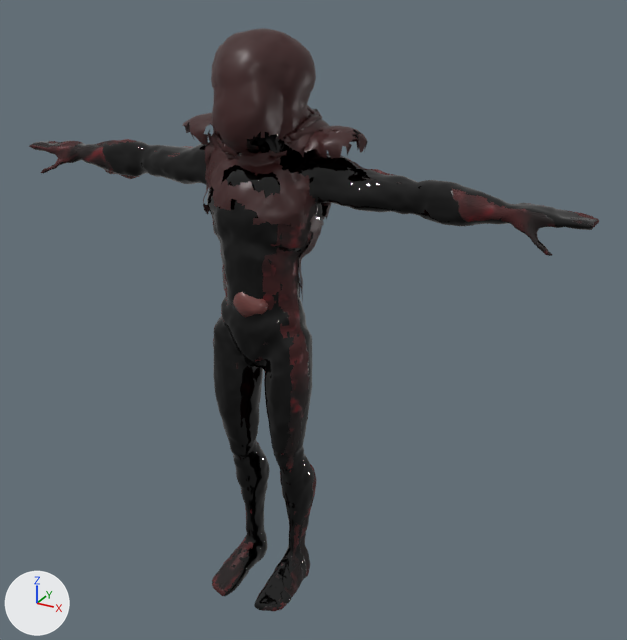
A saved change to the glTF model art/characters3d/newborn/newborn.glb.
The view is the same before and after, from a 50 mm lens placed at (1.35, -2.13, 2.09), pointed at (0.13, 0.09, 0.98). Every picture has the same lights, and +X, +Y and +Z are marked at lower left. The older version comes first. Vertices at exactly the same position are counted once.

The first picture shows 'Mannequin'.
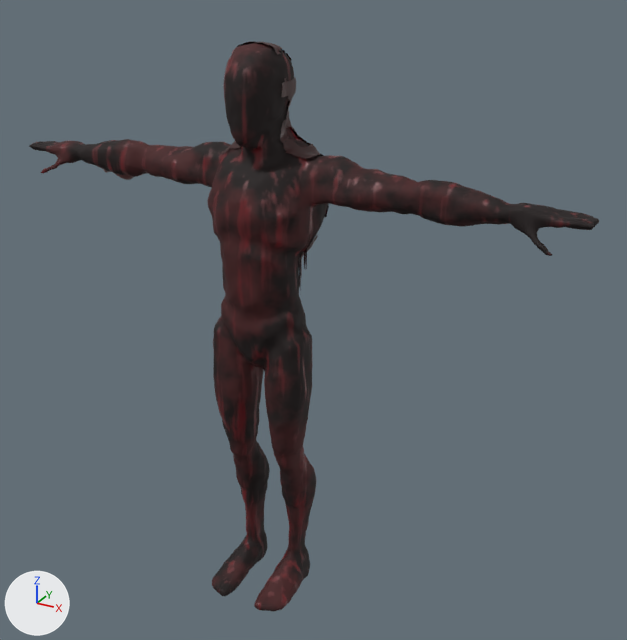
Pixel boxes [x1, y1, x2, y2] of what changed, in the pictures (627 x 640 px; the box of a moved part takes in the faces that stretch with it):
```json
{"object": "Mannequin", "change": "reshaped", "before": [29, 28, 599, 611], "after": [29, 41, 599, 611]}
{"part": 1, "of": "me_mannequin_001", "change": "deleted", "before": [233, 292, 268, 317], "on screen": "brown"}
{"part": 2, "of": "me_mannequin_001", "change": "moved or reshaped", "before": [174, 28, 371, 302], "after": [174, 41, 371, 372]}
{"part": 3, "of": "me_mannequin_001", "change": "moved or reshaped", "before": [105, 170, 141, 179], "after": [103, 169, 134, 180], "on screen": "mostly hidden"}
{"part": 4, "of": "me_mannequin_001", "change": "surface changed", "before": [29, 139, 599, 611], "after": [29, 43, 599, 611]}
```

Edits to the scene script, one JSON object a line:
```json
{"block": "me_mannequin_001", "where": "# used by ob_mannequin; location = (0.0, 0.0, 0.0)"}
{"op": "remove", "block": "me_mannequin_001", "code": "me_mannequin_001.from_pydata(...)  # 30715 vertices, 60384 faces; spans x -0.96..0.96, y -0.2..0.19, z 0.0..1.86"}
{"op": "add", "block": "me_mannequin_001", "code": "me_mannequin_001.from_pydata(...)  # 27300 vertices, 53804 faces; spans x -0.96..0.96, y -0.2..0.17, z 0.0..1.83"}
{"block": "me_mannequin_001", "change": "me_mannequin_001 part 1: the loose piece of 114 vertices spanning x -0.04..0.08, y -0.14..-0.08, z 1.04..1.13 is deleted"}
{"block": "me_mannequin_001", "change": "me_mannequin_001 part 2: 454 vertices moved within x -0.3..0.35, y -0.11..0.17, z 0.71..1.82; 6759 vertices removed from x -0.3..0.35, y -0.16..0.19, z 0.71..1.86; 3572 vertices added at x -0.3..0.35, y -0.12..0.17, z 0.7..1.83"}
{"block": "me_mannequin_001", "change": "me_mannequin_001 part 3: 8 vertices moved within x -0.64..-0.55, y 0.05..0.11, z 1.36..1.41; 79 vertices removed from x -0.67..-0.5, y 0.04..0.11, z 1.36..1.42; 79 vertices added at x -0.67..-0.5, y 0.04..0.11, z 1.36..1.42"}
{"block": "me_mannequin_001", "change": "me_mannequin_001 part 4: 43326 kept faces spanning x -0.96..0.96, y -0.2..0.17, z 0.0..1.83 get new texture (UV) coordinates"}
{"block": "me_mannequin_001", "change": "other edits to the shape of me_mannequin_001 do not show in these pictures"}
```
